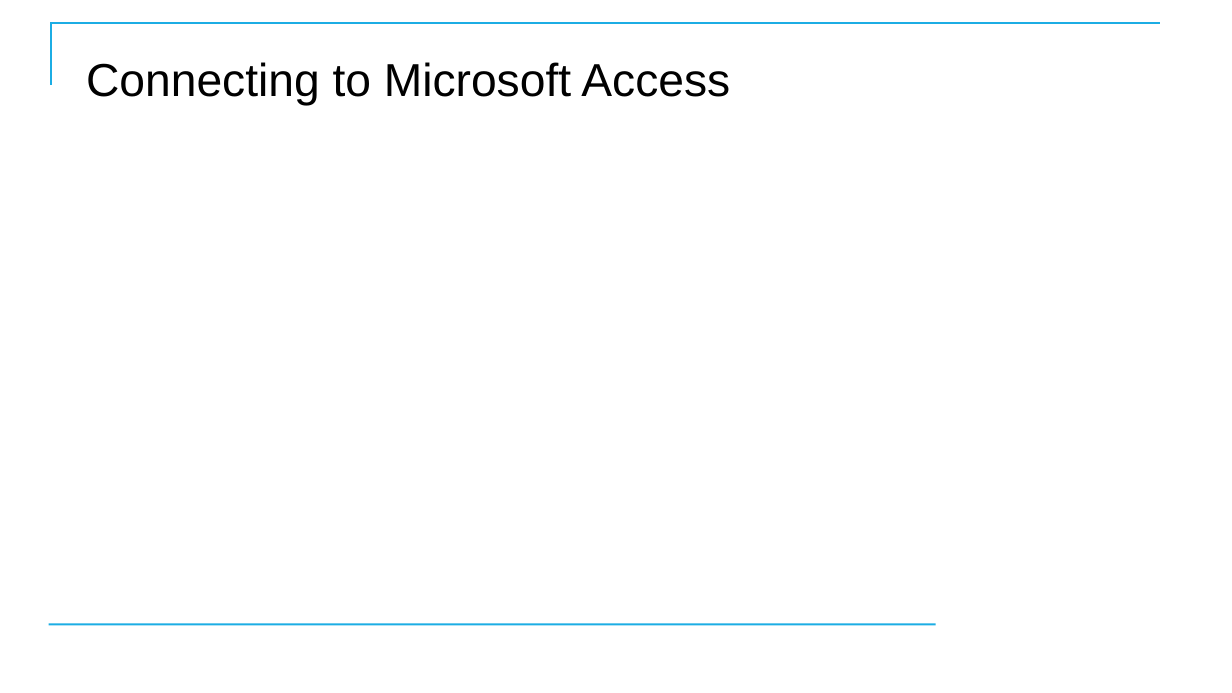
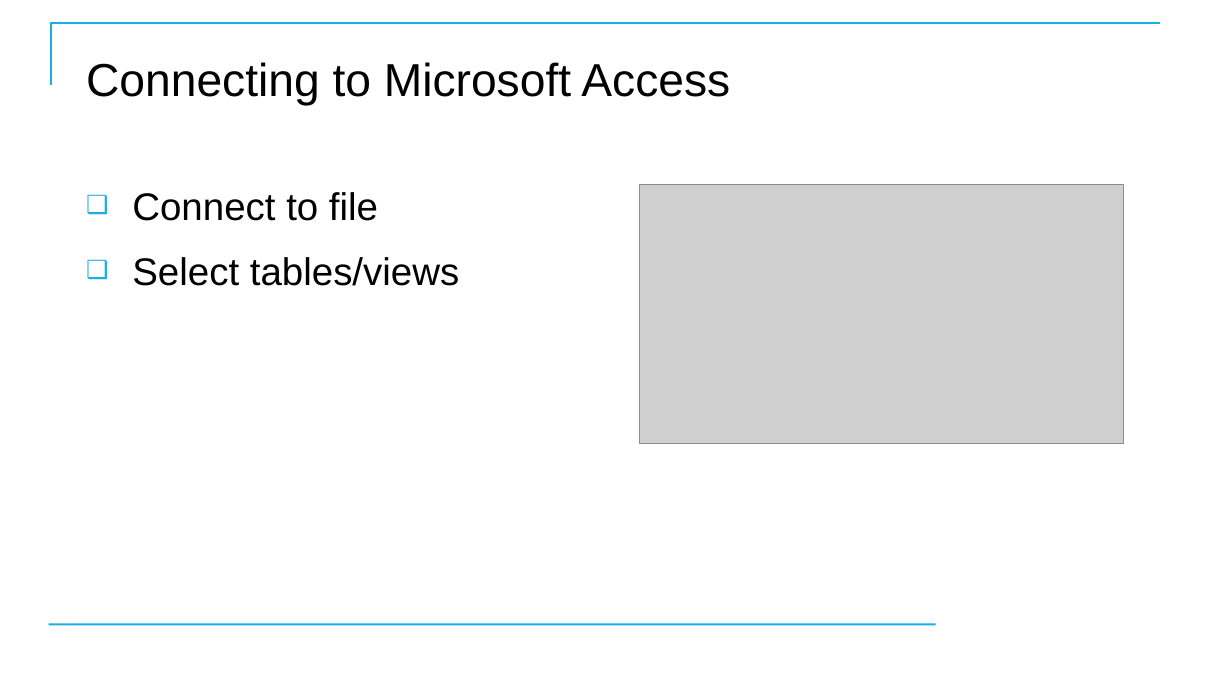
Before and after one commit to CostelloTechnicalConsulting/XTBP10---Tableau-Prep-Introduction, a slide deck: slide 36 of ppt/TableauPrepBuilderIntroV1_1.pptx. Drawn at 1232x693 pixels with LibreOffice and Linux fonts; fonts in the diff are those of the drawing; grey boxes stand for pictures; background and template pictures are left out. Boxes give left, top, right and bottom in pixels: in the first picture for what was removed or moved away, otherwise in the second. Text is boxed around its words. In the diff, an @@ line names an element or a change of style, - is before the commit and + after.

```diff
--- a/ppt/TableauPrepBuilderIntroV1_1.pptx
+++ b/ppt/TableauPrepBuilderIntroV1_1.pptx
@@ text added at box(132, 192, 460, 286), 30 pt, text #000000 @@
+❑ Connect to file
+❑ Select tables/views
@@ picture added at box(640, 185, 1124, 444) @@
```
Also in this commit, not shown: 25 other slides changed, 1 slide added, 1 slide removed, 18 other files.
